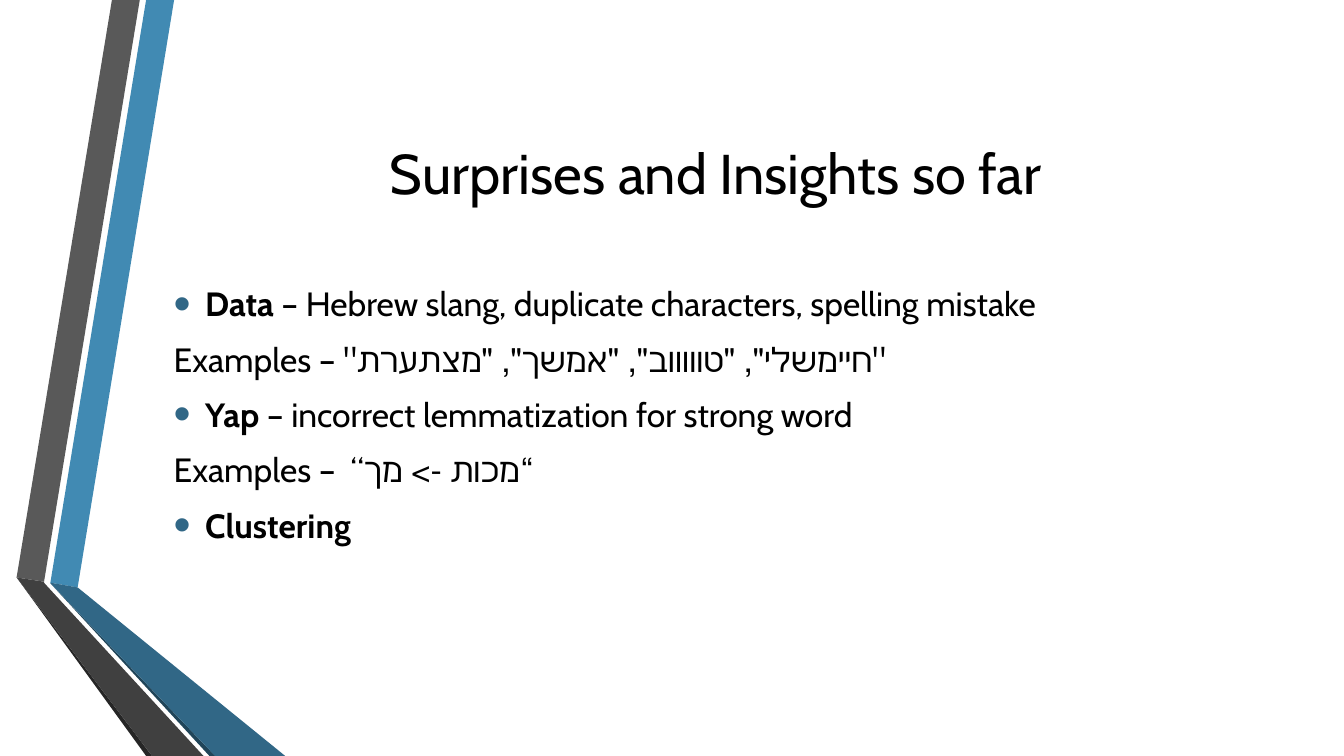
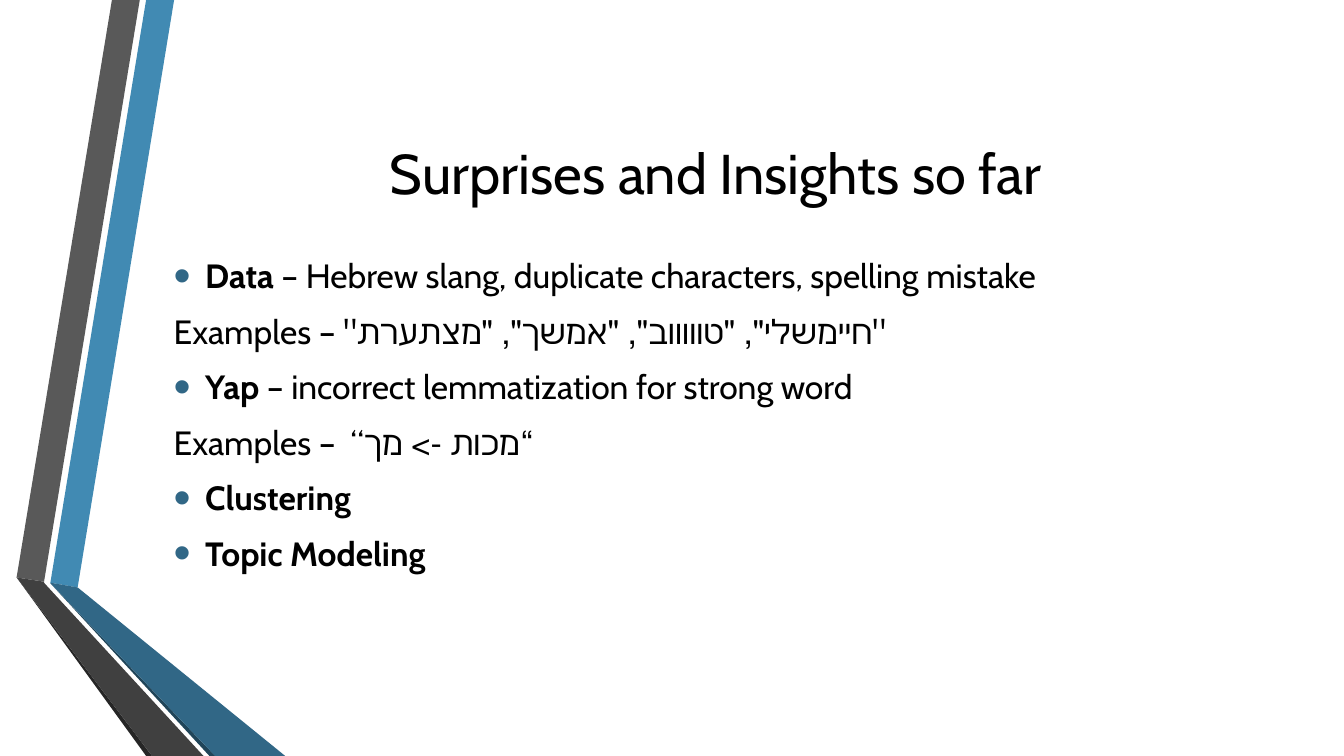
Before and after one commit to may-tal/nlpProject, a slide deck: slide 14 of CyberBullying.pptx. Drawn at 1344x756 pixels with LibreOffice and Linux fonts; fonts in the diff are those of the drawing; background and template pictures are left out. Boxes give left, top, right and bottom in pixels: in the first picture for what was removed or moved away, otherwise in the second. Text is boxed around its words. In the diff, an @@ line names an element or a change of style, - is before the commit and + after.

```diff
--- a/CyberBullying.pptx
+++ b/CyberBullying.pptx
@@ text at box(205, 540, 425, 574): paragraph added @@
+• Topic Modeling
```
Also in this commit, not shown: 2 other slides changed, 39 other files.
